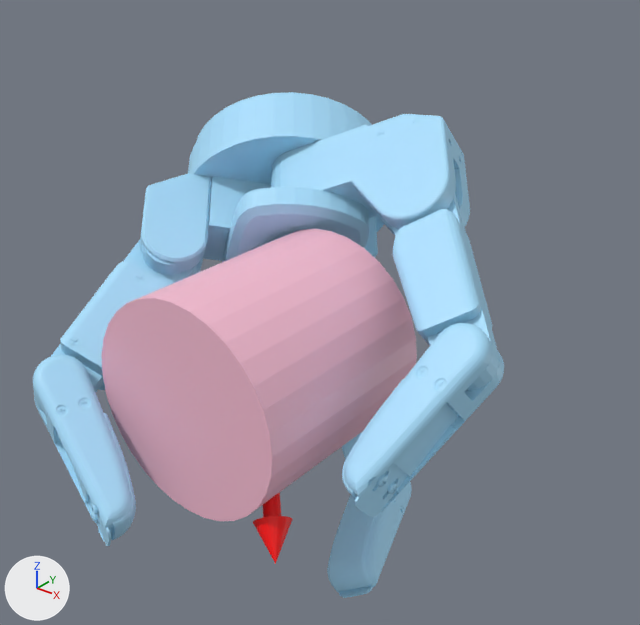
The glTF model static/assets/cond/Barrett/contactdb+cylinder_medium/4.glb: old version first, new version second.
The view is the same before and after, from a 50 mm camera at (0.191, -0.205, 0.157) aimed at (0.001, 0.032, 0.01). Every picture has the same lights, and +X, +Y and +Z are marked at lower left. Where no turn or scale is listed for an object, it has been applied to the vertices. Vertices at the same position are counted once.

The first picture shows 'cylinder_medium.stl', 'geometry_1', 'geometry_2'.
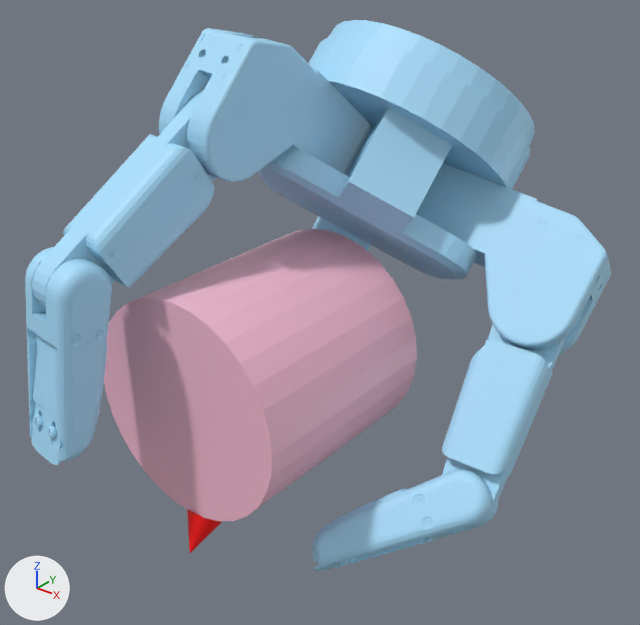
Location of each change, [x1, y1, x2, y2] in pixels of the pictures (640 x 625 px; the box of a moved part takes in the faces that stretch with it):
'geometry_1', reshaped (24% wider, 9% taller)
    before: [33, 92, 504, 598]
    after: [25, 20, 611, 571]
'geometry_2', reshaped
    before: [253, 492, 292, 564]
    after: [187, 510, 222, 553]
part 1 of me_geometry_1, moved or reshaped
    before: [188, 92, 384, 262]
    after: [257, 20, 535, 279]
part 2 of me_geometry_1, moved or reshaped
    before: [34, 240, 197, 413]
    after: [337, 228, 352, 239]
part 3 of me_geometry_1, moved or reshaped (not visible afterwards)
    before: [33, 355, 136, 547]
part 4 of me_geometry_1, moved or reshaped (not visible before)
    after: [416, 163, 611, 355]
part 5 of me_geometry_1, moved or reshaped
    before: [342, 431, 363, 460]
    after: [442, 324, 566, 528]
part 6 of me_geometry_1, moved or reshaped
    before: [327, 482, 412, 598]
    after: [312, 469, 498, 571]
part 7 of me_geometry_1, moved or reshaped
    before: [271, 114, 470, 235]
    after: [159, 28, 371, 182]
part 8 of me_geometry_1, moved or reshaped
    before: [393, 194, 499, 391]
    after: [32, 90, 216, 307]
part 9 of me_geometry_1, moved or reshaped
    before: [342, 323, 504, 517]
    after: [25, 247, 112, 465]
part 10 of me_geometry_1, moved or reshaped
    before: [140, 174, 212, 274]
    after: [312, 216, 371, 251]

The change, as a list of edits to the scene's bpy script:
```text
Change me_geometry_1:
    used by ob_geometry_1; location = (0.0, 0.0, 0.0)
    remove me_geometry_1.from_pydata(...)  # 8695 vertices, 17330 faces; spans x -0.098..0.081, y -0.069..0.124, z -0.113..0.08
    add me_geometry_1.from_pydata(...)  # 8695 vertices, 17330 faces; spans x -0.061..0.094, y -0.076..0.118, z -0.077..0.115
    me_geometry_1 part 1: the loose piece of 347 vertices spanning x -0.098..0.003, y 0.025..0.122, z -0.024..0.08 is multiplied about its middle by the matrix ((-0.015, 0.736, -0.677), (-0.992, 0.073, 0.102), (0.124, 0.674, 0.729)), then moved by (0.059, -0.006, 0.038)
    me_geometry_1 part 2: the loose piece of 449 vertices spanning x -0.079..-0.043, y -0.058..0.028, z -0.017..0.035 is multiplied about its middle by the matrix ((0.036, 0.685, -0.728), (-0.973, 0.189, 0.13), (0.227, 0.704, 0.673)), then moved by (0.024, 0.083, -0.017)
    me_geometry_1 part 3: the loose piece of 1647 vertices spanning x -0.067..-0.006, y -0.069..-0.036, z -0.048..0.006 is multiplied about its middle by the matrix ((-0.015, 0.736, -0.677), (-0.992, 0.073, 0.102), (0.124, 0.674, 0.729)), then moved by (-0.005, 0.087, -0.031)
    me_geometry_1 part 4: the loose piece of 925 vertices spanning x -0.072..-0.017, y 0.054..0.124, z -0.06..0.021 is multiplied about its middle by the matrix ((0.248, 0.816, -0.523), (-0.966, 0.246, -0.074), (0.069, 0.523, 0.849)), then moved by (0.101, -0.021, 0.056)
    me_geometry_1 part 5: the loose piece of 449 vertices spanning x -0.049..0.013, y 0.065..0.107, z -0.106..-0.027 is multiplied about its middle by the matrix ((0.08, 0.948, -0.308), (-0.994, 0.099, 0.047), (0.075, 0.302, 0.95)), then moved by (0.094, -0.044, 0.063)
    me_geometry_1 part 6: the loose piece of 1647 vertices spanning x -0.009..0.034, y 0.02..0.086, z -0.113..-0.084 is multiplied about its middle by the matrix ((0.155, 0.899, -0.409), (-0.986, 0.169, -0.002), (0.067, 0.403, 0.913)), then moved by (0.046, -0.047, 0.055)
    me_geometry_1 part 7: the loose piece of 925 vertices spanning x -0.046..0.04, y 0.04..0.092, z 0.027..0.08 is multiplied about its middle by the matrix ((-0.038, 0.726, -0.687), (-0.991, 0.059, 0.118), (0.126, 0.686, 0.717)), then moved by (-0.009, -0.041, 0.032)
    me_geometry_1 part 8: the loose piece of 449 vertices spanning x 0.012..0.08, y 0.012..0.076, z 0.007..0.066 is multiplied about its middle by the matrix ((-0.027, 0.734, -0.679), (-0.961, 0.167, 0.218), (0.274, 0.659, 0.701)), then moved by (-0.064, -0.073, 0.032)
    me_geometry_1 part 9: the loose piece of 1647 vertices spanning x 0.05..0.081, y -0.025..0.035, z -0.027..0.031 is multiplied about its middle by the matrix ((-0.015, 0.739, -0.673), (-0.916, 0.26, 0.306), (0.401, 0.621, 0.673)), then moved by (-0.09, -0.07, 0.022)
    me_geometry_1 part 10: 210 of 8695 vertices moved; they spanned x -0.091..-0.049, y 0.004..0.051, z 0.006..0.049 and now span x -0.041..-0.004, y 0.064..0.107, z 0.007..0.058; mean shift (0.041, 0.063, 0.0); largest move (-0.08, 0.013, 0.017) -> (-0.004, 0.096, 0.048)
Change me_geometry_2:
    where me_geometry_2.from_pydata(...)  # 75 vertices, 144 faces; spans x -0.0025..0.0394, y -0.0392..0.0025, z -0.0426..0.0024
    used by ob_geometry_2; location = (0.0, 0.0, 0.0)
    me_geometry_2 part 11: the whole mesh is multiplied about the mesh origin by the matrix ((0.836, 0.51, 0.204), (-0.48, 0.858, -0.183), (-0.268, 0.055, 0.962))
```
